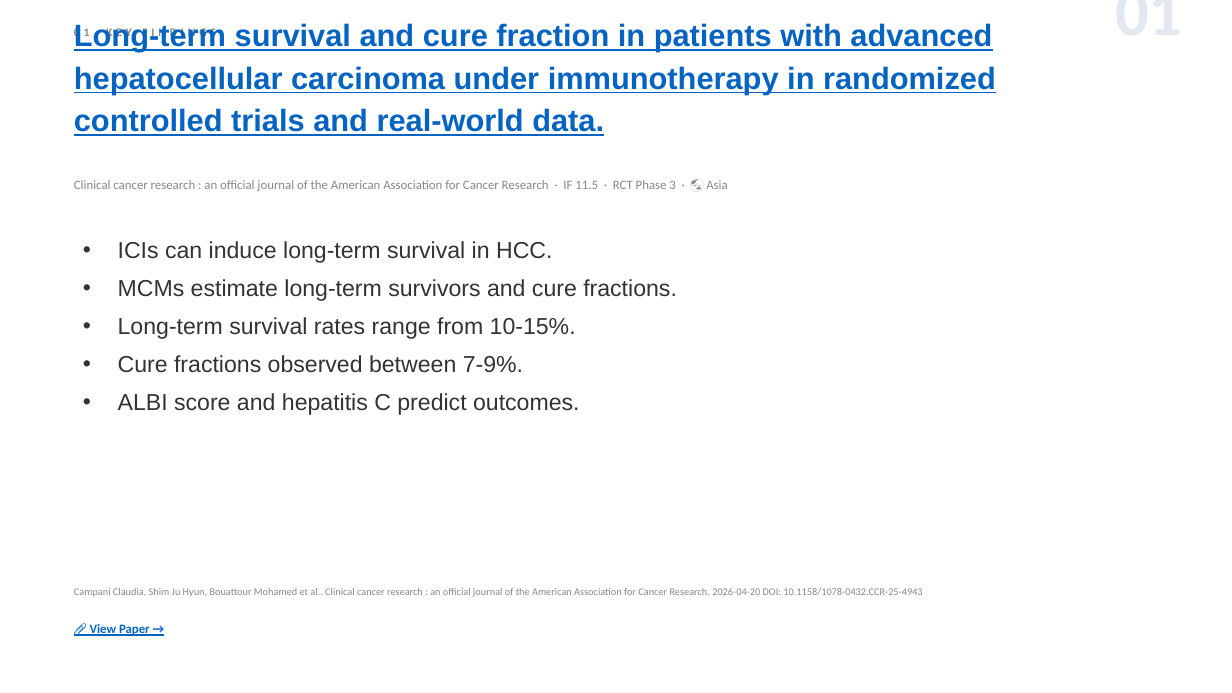
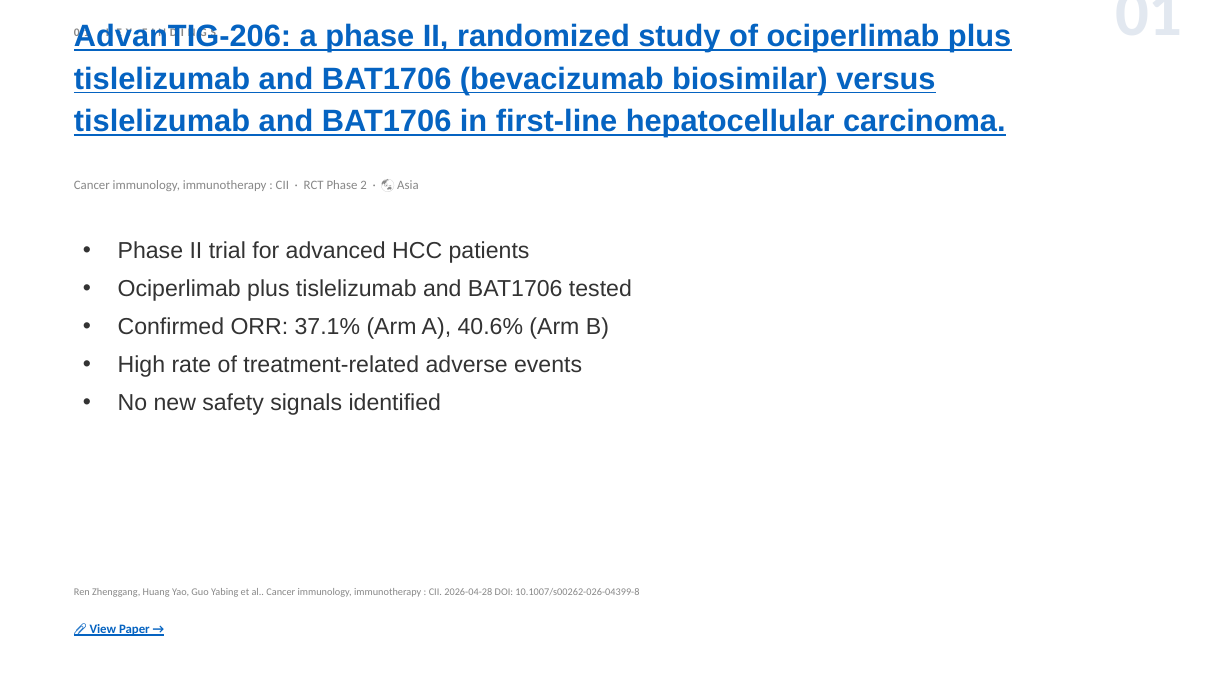
Before and after one commit to jejenhu-maker/hcc-weekly-digest, a slide deck: slide 3 of docs/digest-en.pptx. Drawn at 1232x693 pixels with LibreOffice and Linux fonts; fonts in the diff are those of the drawing. Boxes give left, top, right and bottom in pixels: in the first picture for what was removed or moved away, otherwise in the second. Text is boxed around its words. In the diff, an @@ line names an element or a change of style, - is before the commit and + after.

```diff
--- a/docs/digest-en.pptx
+++ b/docs/digest-en.pptx
@@ text at (74,23,1011,137): text changed @@
-Long-term survival and cure fraction in patients with advanced hepatocellular carcinoma under immunotherapy in randomized controlled trials and real-world data.
+AdvanTIG-206: a phase II, randomized study of ociperlimab plus tislelizumab and BAT1706 (bevacizumab biosimilar) versus tislelizumab and BAT1706 in first-line hepatocellular carcinoma.
@@ text at (74,180,418,191): text changed @@
-Clinical cancer research : an official journal of the American Association for Cancer Research · IF 11.5 · RCT Phase 3 · 🌏 Asia
+Cancer immunology, immunotherapy : CII · RCT Phase 2 · 🌏 Asia
@@ text at (118,241,632,415): text changed @@
-• ICIs can induce long-term survival in HCC.
-• MCMs estimate long-term survivors and cure fractions.
-• Long-term survival rates range from 10-15%.
-• Cure fractions observed between 7-9%.
-• ALBI score and hepatitis C predict outcomes.
+• Phase II trial for advanced HCC patients
+• Ociperlimab plus tislelizumab and BAT1706 tested
+• Confirmed ORR: 37.1% (Arm A), 40.6% (Arm B)
+• High rate of treatment-related adverse events
+• No new safety signals identified
@@ text at (74,588,639,597): text changed @@
-Campani Claudia, Shim Ju Hyun, Bouattour Mohamed et al.. Clinical cancer research : an official journal of the American Association for Cancer Research. 2026-04-20 DOI: 10.1158/1078-0432.CCR-25-4943
+Ren Zhenggang, Huang Yao, Guo Yabing et al.. Cancer immunology, immunotherapy : CII. 2026-04-28 DOI: 10.1007/s00262-026-04399-8
```
Also in this commit, not shown: 13 other slides changed, 2 other files.
